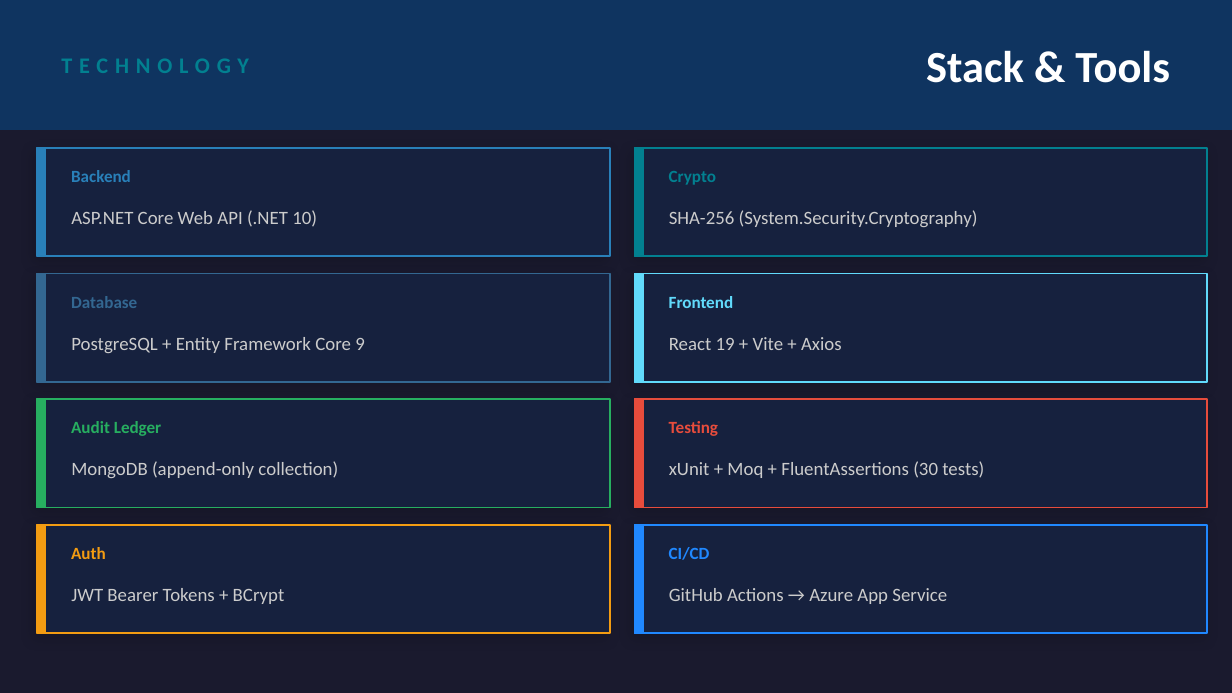
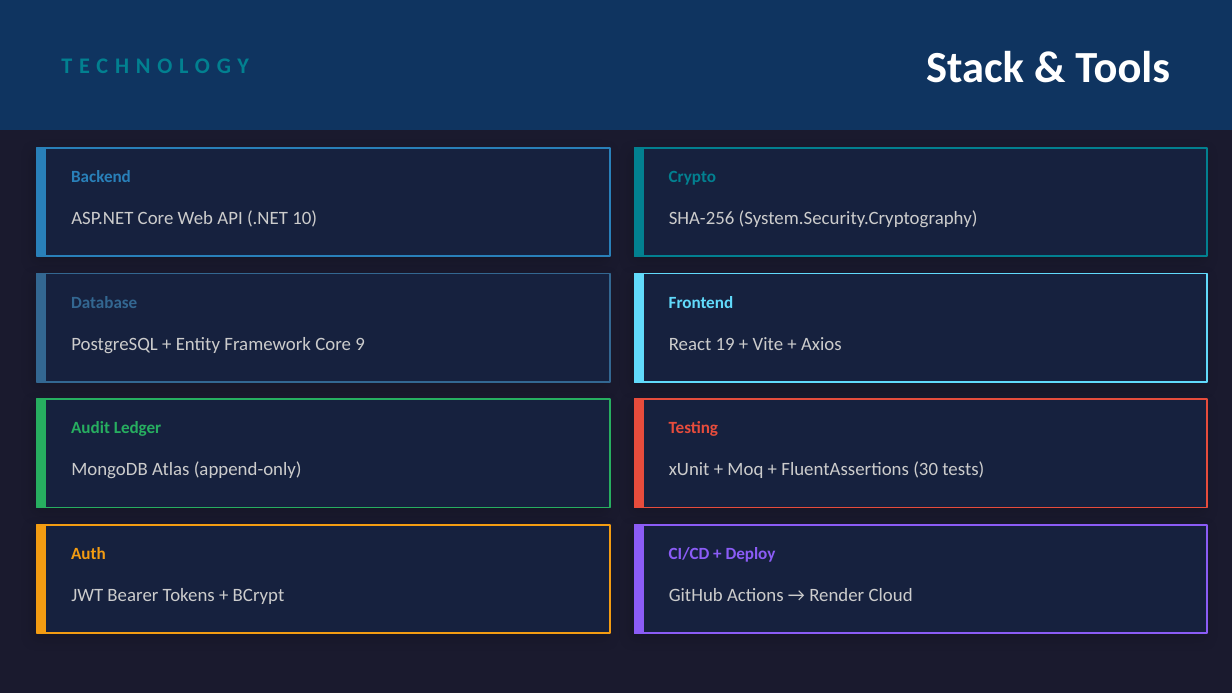
Before and after one commit to shankure/blockhain, a slide deck: slide 7 of slides/SecureTrace_Presentation.pptx. Drawn at 1232x693 pixels with LibreOffice and Linux fonts; fonts in the diff are those of the drawing. Boxes give left, top, right and bottom in pixels: in the first picture for what was removed or moved away, otherwise in the second. Text is boxed around its words. In the diff, an @@ line names an element or a change of style, - is before the commit and + after.

```diff
--- a/slides/SecureTrace_Presentation.pptx
+++ b/slides/SecureTrace_Presentation.pptx
@@ text at <box>71,461,302,478</box>: text changed @@
-MongoDB (append-only collection)
+MongoDB Atlas (append-only)
@@ rectangle at <box>634,525,1207,633</box>: outline #2088FF 1 pt to #8B5CF6 1 pt @@
@@ rectangle at <box>634,525,643,633</box>: fill #2088FF to #8B5CF6; outline #2088FF 1 pt to #8B5CF6 1 pt @@
@@ text at <box>669,547,776,562</box>: text changed; text colour #2088FF to #8B5CF6 @@
-CI/CD
+CI/CD + Deploy
@@ text at <box>669,588,913,601</box>: text changed @@
-GitHub Actions → Azure App Service
+GitHub Actions → Render Cloud
```
Also in this commit, not shown: 7 other slides changed, 13 other files.
